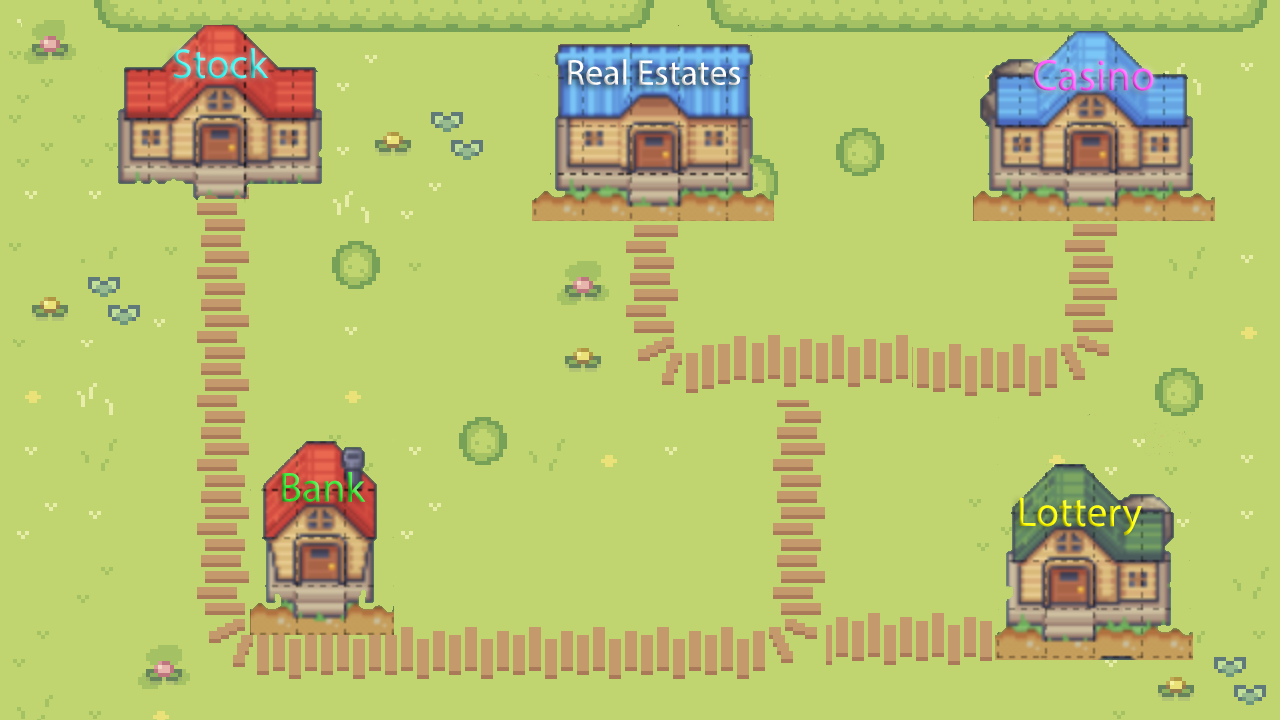
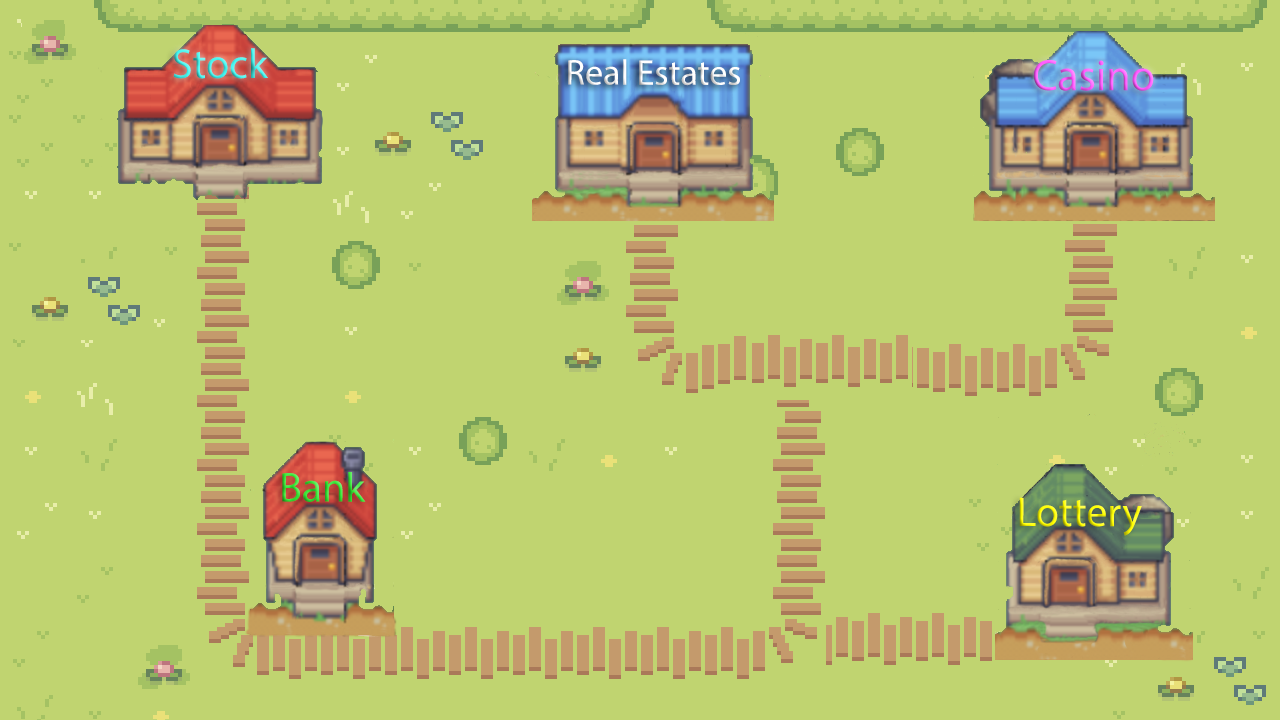
Two versions of the same layered image (1280 × 720). Layer-by-layer changes:
painted on "Stock Exchange" (1st of 3) over [1142, 69, 1151, 75]
painted on "Layer 6" over [532, 43, 1215, 492]
painted on "Layer 5" over [532, 25, 774, 221]
painted on "Layer 4" over [245, 441, 1001, 638]
painted on "Layer 3" over [123, 31, 323, 194]
painted on "Layer 7" over [995, 12, 1193, 662]
painted on "Layer 11" over [1161, 71, 1169, 75]
painted on "Layer 18" over [1147, 71, 1151, 75]
